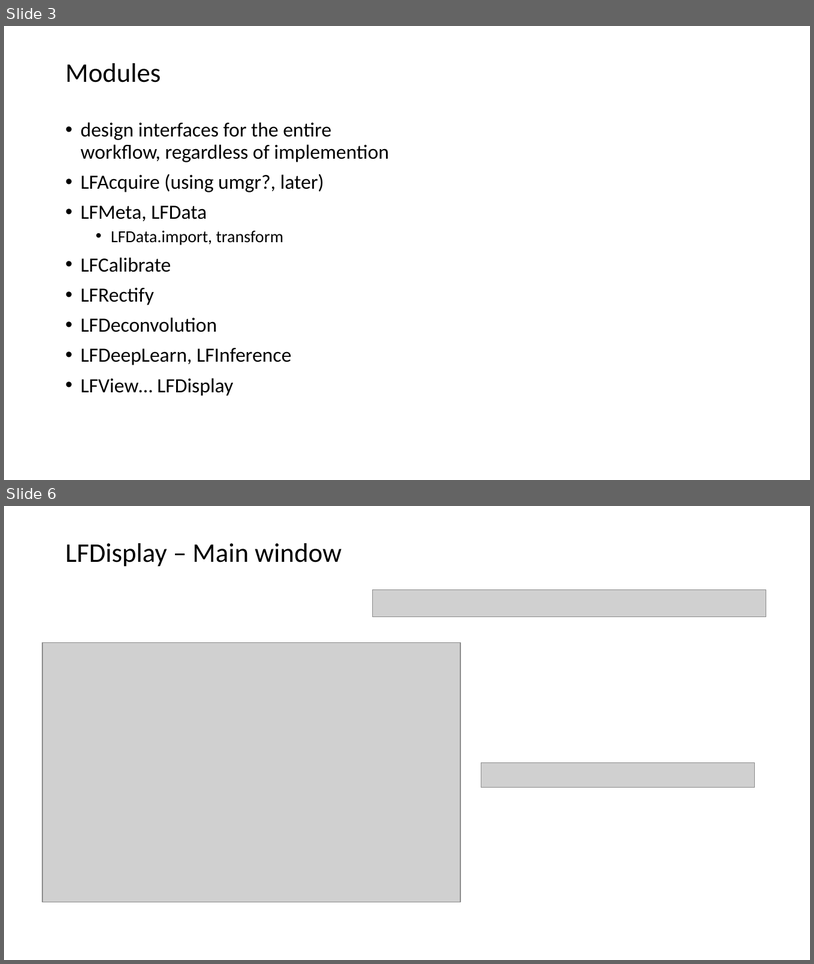
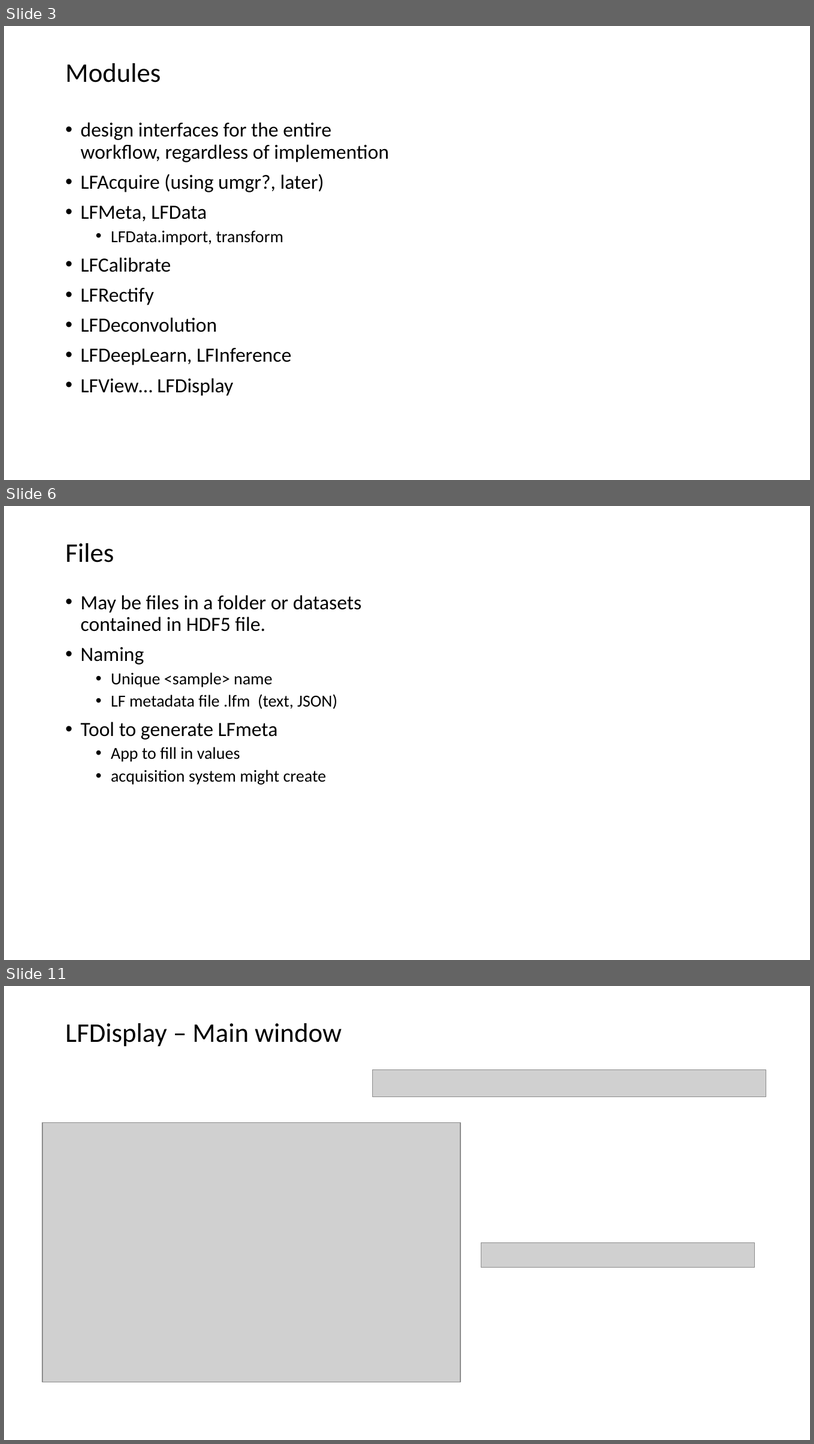
Before and after one commit to PolarizedLightFieldMicroscopy/Documents, a slide deck: LFI plugin/LFM Toolbox.pptx. Shown one above the other, each under a label of ours: slides 3 and 6 before the commit, slides 3, 6 and 11 after it; the slides between them are not shown. The pictures are 814x964 and 814x1444 pixels, drawn with LibreOffice and Linux fonts; fonts in the diff are those of the drawing; grey boxes stand for pictures. Boxes give left, top, right and bottom in pixels: in the first picture for what was removed or moved away, otherwise in the second. Text is boxed around its words. In the diff, an @@ line names an element or a change of style, - is before the commit and + after.

```diff
--- a/LFI plugin/LFM Toolbox.pptx
+++ b/LFI plugin/LFM Toolbox.pptx
@@ slide 6 added at (4,506,810,960), background #FFFFFF @@
@@ title added at (65,543,114,562), 32 pt, text #000000 @@
+Files
@@ text added at (81,595,362,784), 20 pt, text #000000 @@
+• May be files in a folder or datasets contained in HDF5 file.
+• Naming
+  • Unique <sample> name
+  • LF metadata file .lfm (text, JSON)
+• Tool to generate LFmeta
+  • App to fill in values
+  • acquisition system might create
@@ what was slide 6 is now slide 11 @@
```
Also in this commit, not shown: 5 slides changed, 3 other slides added, 1 slide removed.
